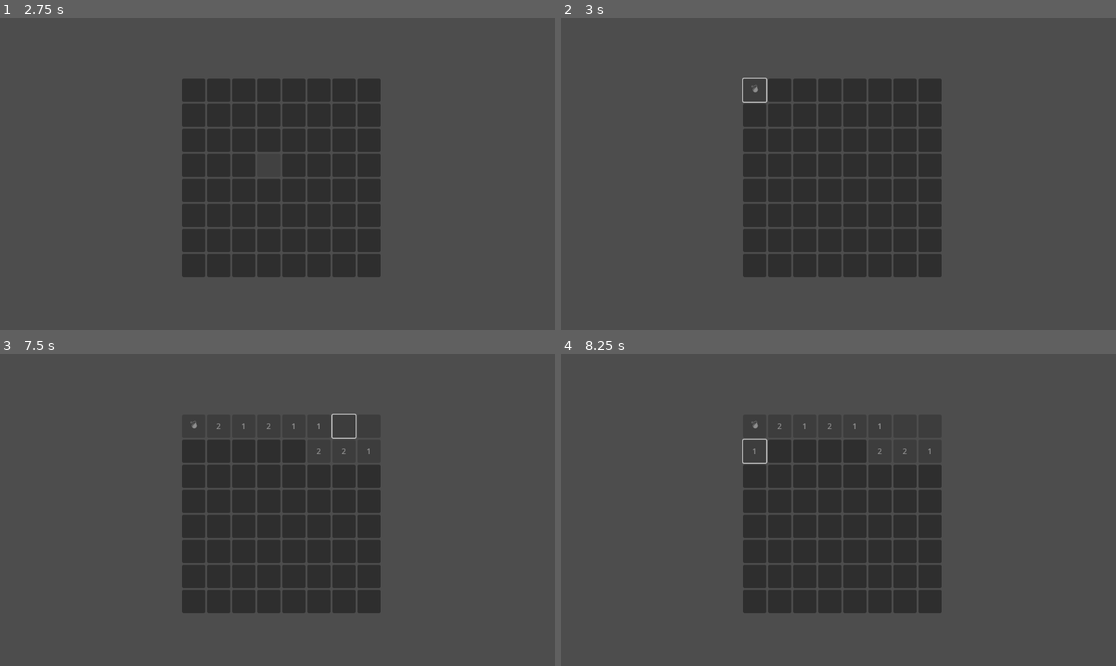
Above: before the commit, frames 1-4 (two rows, left to right).
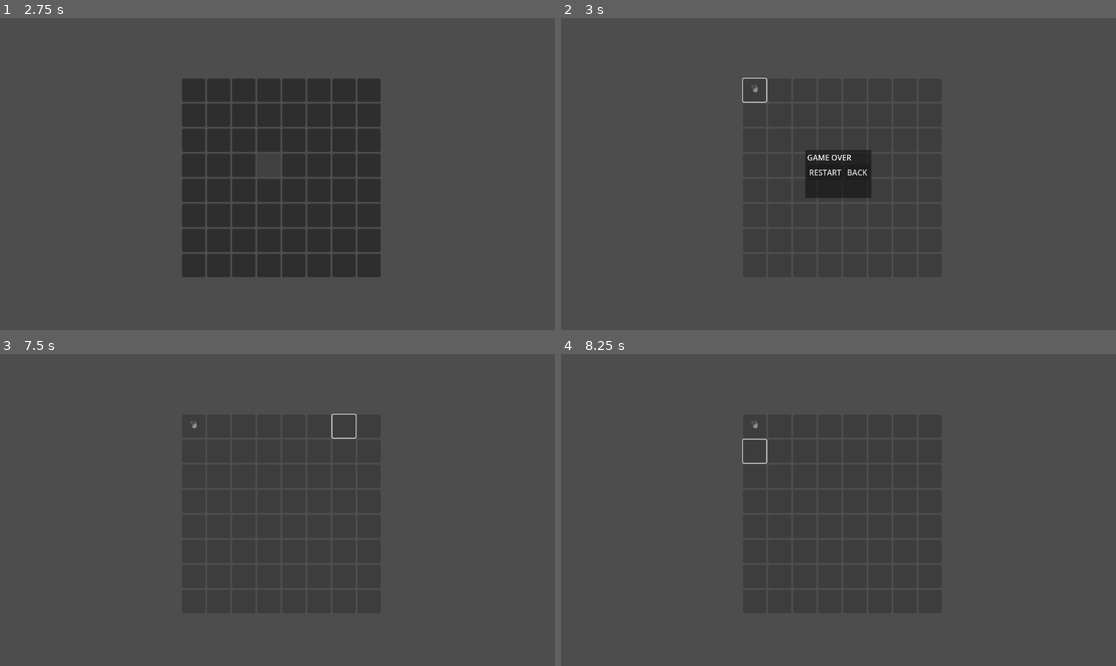
Above: after the commit, the same moments.

Repository: christian759/codemine
Game: Godot game, scene res://navScreen/main.tscn
Two runs of this game, one before a commit and one after it. Both use one fixed random seed, a clock stepped at 60 frames per second and the inputs below.
Inputs (mouse positions are in pixels of both pictures, inside the frame that each line leads up to):
- Up to frame 1 (2.75 s): click "feedback" at 0.5 s; click "▶ Start" at 1.25 s; click "classic" at 2 s
- Up to frame 2 (3 s): click (755, 89) at 2.75 s
- Up to frame 3 (7.5 s): click (216, 425) at 3.52 s; click (244, 425) at 4.27 s; click (266, 425) at 5.02 s; click (294, 425) at 5.77 s; click (316, 425) at 6.52 s; click (344, 425) at 7.27 s
- Up to frame 4 (8.25 s): click (755, 450) at 8.02 s

Frame 1 is identical in both runs. In frame 2, 0.5% of the frame differs, in the area x 44-56%, y 42-58%; in frame 3, less than 0.1%; in frame 4, less than 0.1%.

Commit message:
adding gameover popup

Diff:
--- a/board/board.gd
+++ b/board/board.gd
@@ -3,25 +3,30 @@
 const WIDTH := 8
 const HEIGHT := 8
 const BOMB_COUNT := 10
-const TILE_SIZE := 32 # or 64, match your button size
-const HORIZONTAL_TILE_MARGIN := 20 # Adjust this value for more/less spacing
-const VERTICAL_TILE_MARGIN := 20 # Adjust this value for more/less spacing
+const TILE_SIZE := 32
+const HORIZONTAL_TILE_MARGIN := 20
+const VERTICAL_TILE_MARGIN := 20
 
-@onready var tile_scene := preload("res://board/TileButton.tscn")
+@onready var tile_scene = preload("res://board/TileButton.tscn")
 
-var tiles := []
-var tile_nodes := []
+var tiles = []
+var tile_nodes = []
+
+@onready var game_over_popup: PopupPanel = $PopupPanel
+@onready var restart_button: Button = $PopupPanel/VBoxContainer/HBoxContainer/RestartButton
+@onready var back_button: Button = $PopupPanel/VBoxContainer/HBoxContainer/BackButton
 
 func _ready():
 	get_viewport().size_changed.connect(_on_viewport_size_changed)
-	_generate_board_data() # Only once!
+	_generate_board_data()
 	_on_viewport_size_changed()
+	restart_button.pressed.connect(_on_restart_pressed)
+	back_button.pressed.connect(_on_back_pressed)
 
 func _on_viewport_size_changed():
 	clear_grid()
 	generate_grid()
 
-# Only generate bombs and neighbors ONCE
 func _generate_board_data():
 	tiles.clear()
 	for y in HEIGHT:
@@ -58,11 +63,10 @@
 				tile.queue_free()
 	tile_nodes.clear()
 
-# Only recreate the BUTTONS, not the board data
 func generate_grid():
 	tile_nodes.clear()
 	var grid_width = WIDTH * (TILE_SIZE + HORIZONTAL_TILE_MARGIN) - HORIZONTAL_TILE_MARGIN
-	var grid_height = HEIGHT * (TILE_SIZE + VERTICAL_TILE_MARGIN ) - VERTICAL_TILE_MARGIN
+	var grid_height = HEIGHT * (TILE_SIZE + VERTICAL_TILE_MARGIN) - VERTICAL_TILE_MARGIN
 	var offset = Vector2(
 		(self.get_viewport_rect().size.x - grid_width) / 2,
 		(self.get_viewport_rect().size.y - grid_height) / 2
@@ -76,7 +80,7 @@
 			tile.grid_manager = self
 			tile.position = Vector2(
 				x * (TILE_SIZE + HORIZONTAL_TILE_MARGIN),
-				y * (TILE_SIZE + VERTICAL_TILE_MARGIN )
+				y * (TILE_SIZE + VERTICAL_TILE_MARGIN)
 			) + offset
 			# Restore revealed state
 			var data = tiles[y][x]
@@ -92,7 +96,6 @@
 			add_child(tile)
 		tile_nodes.append(node_row)
 
-# Minesweeper-style recursive reveal
 func reveal_tile(x, y):
 	var data = tiles[y][x]
 	var button = tile_nodes[y][x]
@@ -105,20 +108,35 @@
 	if data.is_bomb:
 		button.text = "💣"
 		button.disabled = true
-		# TODO: game over logic
+		_disable_all_tiles()
+		_show_game_over_popup()
 		return
 
 	if data.neighbor_bombs > 0:
 		button.text = str(data.neighbor_bombs)
 	else:
 		button.text = ""
-		# Auto-reveal neighbors (3x3 area)
 		for ny in range(y - 1, y + 2):
 			for nx in range(x - 1, x + 2):
 				if is_valid(nx, ny) and not (nx == x and ny == y):
 					reveal_tile(nx, ny)
+	button.disabled = true
 
-	button.disabled = true
+func _disable_all_tiles():
+	for row in tile_nodes:
+		for tile in row:
+			tile.disabled = true
 
 func is_valid(x, y):
 	return x >= 0 and x < WIDTH and y >= 0 and y < HEIGHT
+
+func _show_game_over_popup():
+	game_over_popup.popup_centered()
+
+func _on_restart_pressed():
+	game_over_popup.hide()
+	_generate_board_data()
+	_on_viewport_size_changed()
+
+func _on_back_pressed():
+	get_tree().change_scene_to_file("res://navScreen/gameMode.tscn")
--- a/board/board.tscn
+++ b/board/board.tscn
@@ -4,3 +4,24 @@
 
 [node name="Board" type="Node2D"]
 script = ExtResource("1_5c38k")
+
+[node name="PopupPanel" type="PopupPanel" parent="."]
+
+[node name="VBoxContainer" type="VBoxContainer" parent="PopupPanel"]
+offset_right = 40.0
+offset_bottom = 40.0
+
+[node name="Label" type="Label" parent="PopupPanel/VBoxContainer"]
+layout_mode = 2
+text = "GAME OVER"
+
+[node name="HBoxContainer" type="HBoxContainer" parent="PopupPanel/VBoxContainer"]
+layout_mode = 2
+
+[node name="RestartButton" type="Button" parent="PopupPanel/VBoxContainer/HBoxContainer"]
+layout_mode = 2
+text = "RESTART"
+
+[node name="BackButton" type="Button" parent="PopupPanel/VBoxContainer/HBoxContainer"]
+layout_mode = 2
+text = "BACK"
